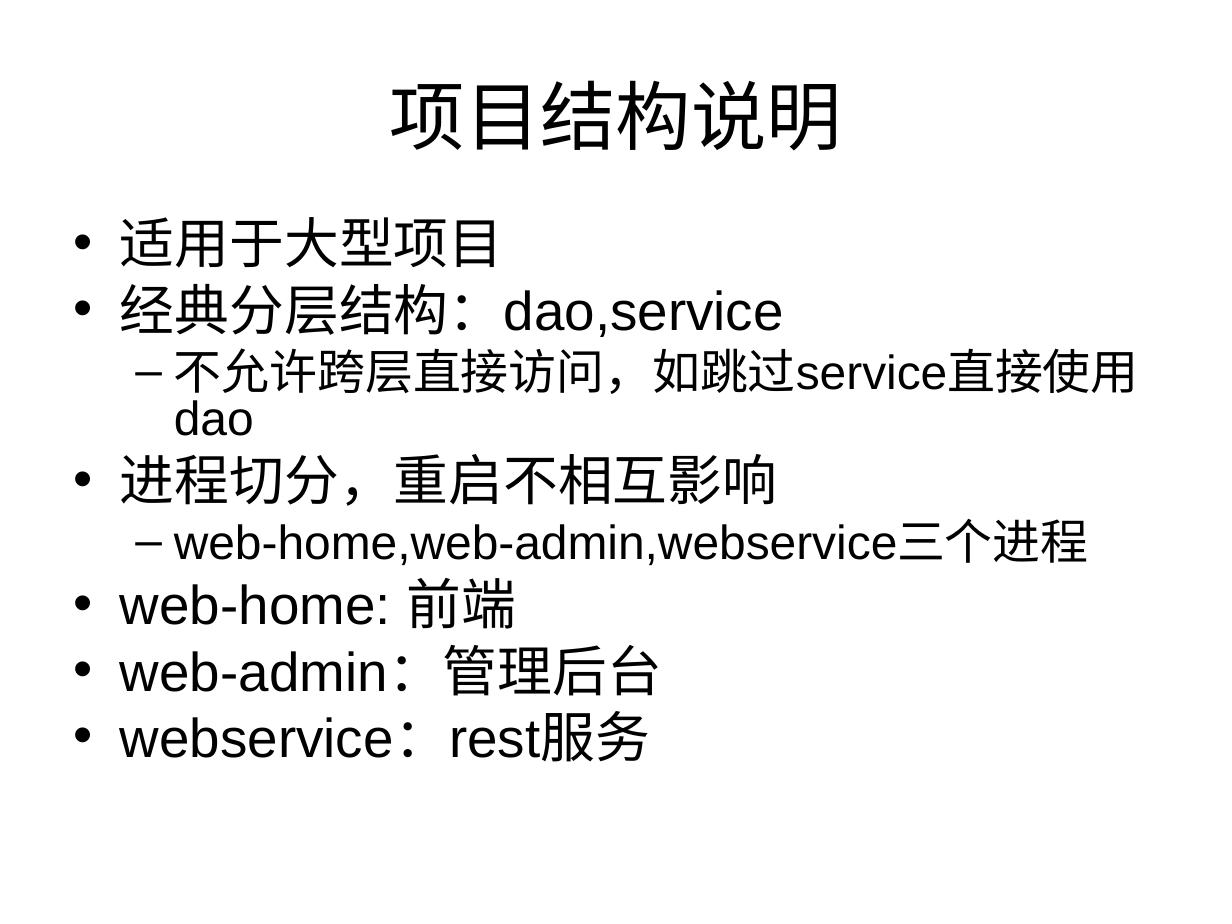
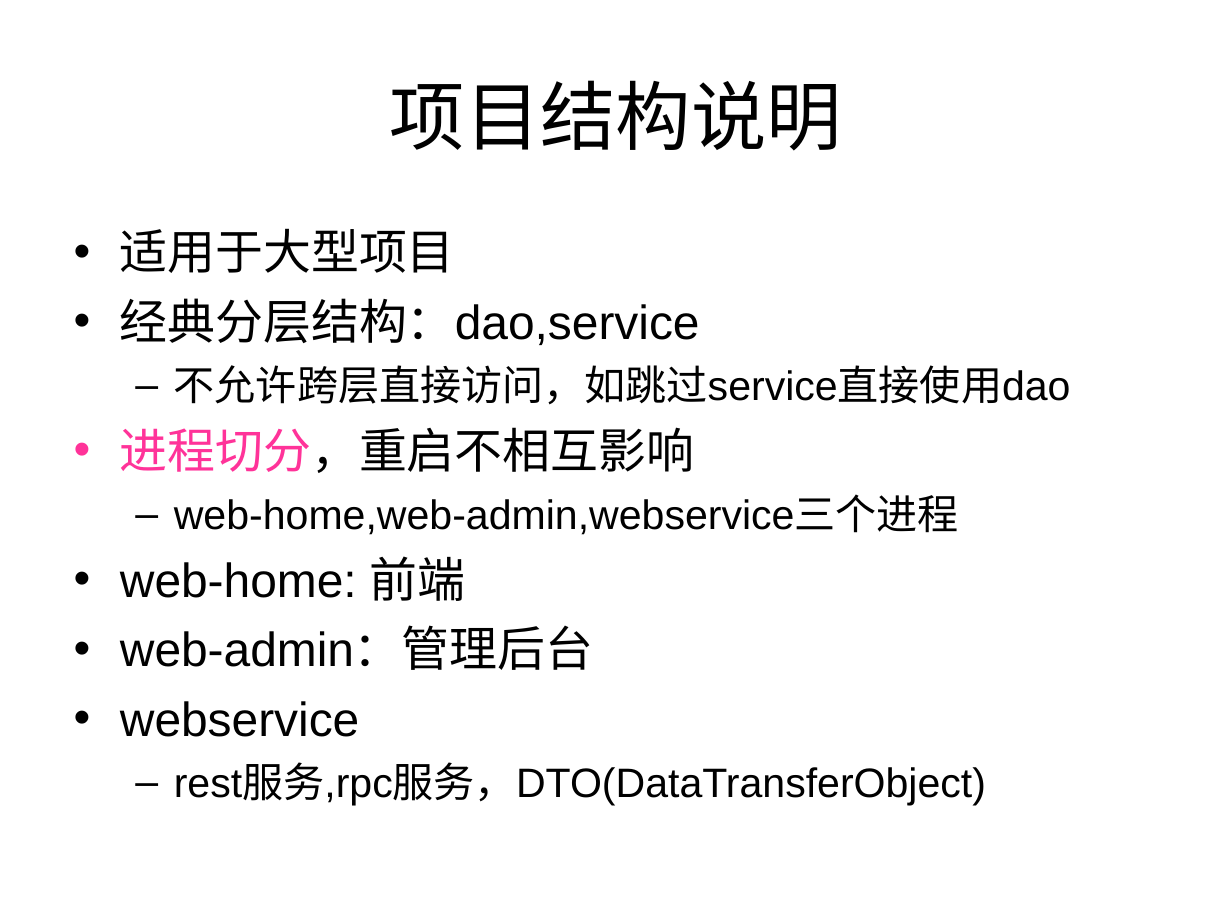
Before and after one commit to badqiu/archetype, a slide deck: slide 6 of doc/培训文档/rapid脚手架项目.ppt (slide 5 before the commit). Drawn at 1232x924 pixels with LibreOffice and Linux fonts; fonts in the diff are those of the drawing. Boxes give left, top, right and bottom in pixels: in the first picture for what was removed or moved away, otherwise in the second. Text is boxed around its words. In the diff, an @@ line names an element or a change of style, - is before the commit and + after.

```diff
--- a/doc/培训文档/rapid脚手架项目.ppt
+++ b/doc/培训文档/rapid脚手架项目.ppt
@@ text at [120,228,1071,670]: size 32 to 28 pt in "适用于大型项目", "经典分层结构：dao,service", "进程切分，重启不相互影响", "web-home: 前端" and 1 more places; size 28 to 24 pt in "不允许跨层直接访问，如跳过service直接使用dao", "web-home,web-admin,webservice三个进程"; text colour #000000 to #FF3399 in "进程切分，重启不相互影响"; line spacing 0.8 to 1; less space between paragraphs; bullet colour #000000 to #FF3399 @@
@@ text at [120,701,986,805]: text changed; size 32 to 24 pt @@
-• webservice：rest服务
+• webservice
+  – rest服务,rpc服务，DTO(DataTransferObject)
```
Also in this commit, not shown: 6 other slides changed, 3 slides added, 3 other files.
